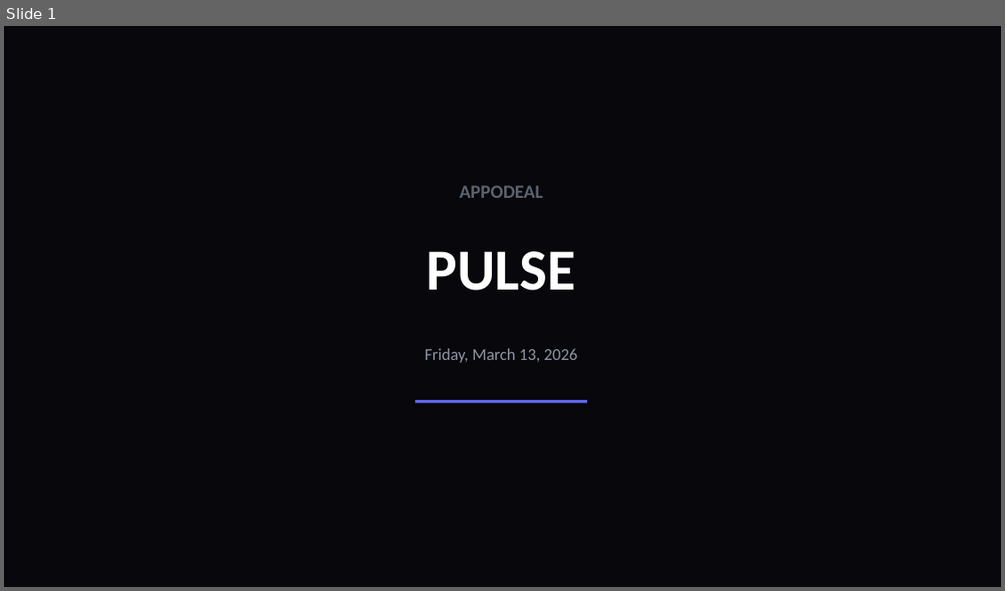
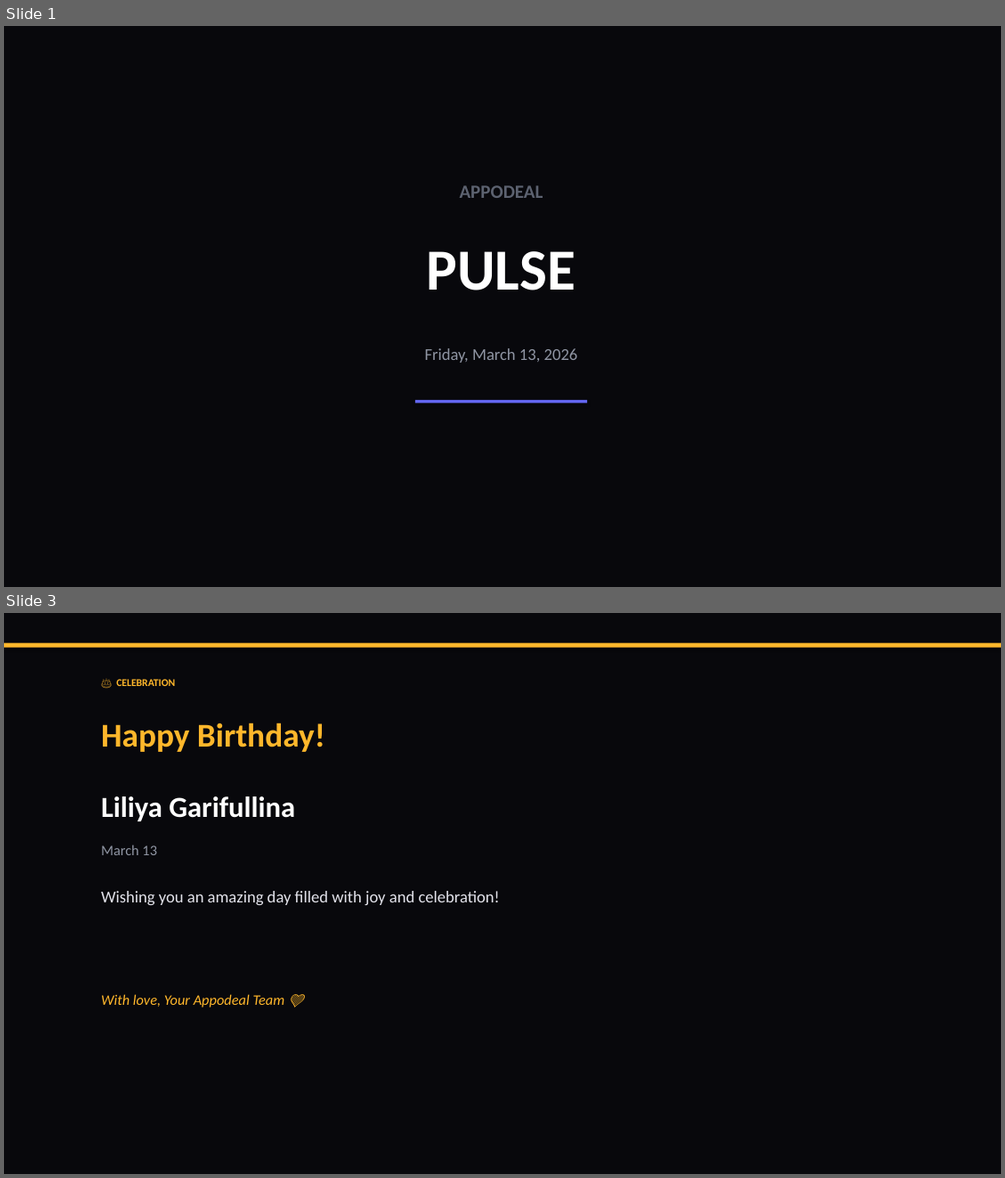
Before and after one commit to liliyagarifullina-maker/appodeal-pulse, a slide deck: data/archive/pulse_2026-03-13.pptx. Shown one above the other, each under a label of ours: slide 1 before the commit, slides 1 and 3 after it; the slides between them are not shown. The pictures are 1005x591 and 1005x1178 pixels, drawn with LibreOffice and Linux fonts; fonts in the diff are those of the drawing. Boxes give left, top, right and bottom in pixels: in the first picture for what was removed or moved away, otherwise in the second. Text is boxed around its words. In the diff, an @@ line names an element or a change of style, - is before the commit and + after.

```diff
--- a/data/archive/pulse_2026-03-13.pptx
+++ b/data/archive/pulse_2026-03-13.pptx
@@ slide 3 added at <box>4,613,1001,1174</box>, background #08080C @@
@@ rectangle added at <box>4,643,1001,648</box>, fill #FFB72B @@
@@ text added at <box>116,679,175,686</box>, 10 pt, text #FFB72B, bold @@
+🎂 CELEBRATION
@@ text added at <box>101,722,325,752</box>, 32 pt, text #FFB72B, bold @@
+Happy Birthday!
@@ text added at <box>101,796,295,821</box>, 28 pt, text #FFFFFF, bold @@
+Liliya Garifullina
@@ text added at <box>101,844,157,855</box>, 14 pt, text #8F95A3 @@
+March 13
@@ text added at <box>101,891,500,905</box>, 16 pt, text #E2E2EA @@
+Wishing you an amazing day filled with joy and celebration!
@@ text added at <box>101,994,285,1007</box>, 14 pt, text #FFB72B, italic @@
+With love, Your Appodeal Team 💜
```
Also in this commit, not shown: 2 slides changed, 20 other slides added, 4 slides removed, 2 other files.
